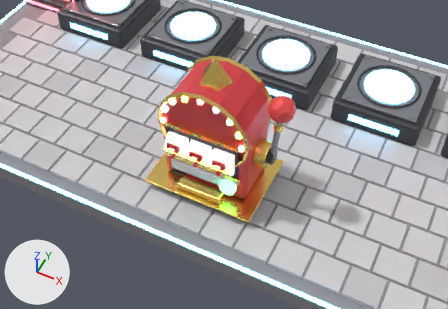
Two versions of the Blender file modelos/puestos/puesto_palanca/puesto_palanca.blend, one commit apart.
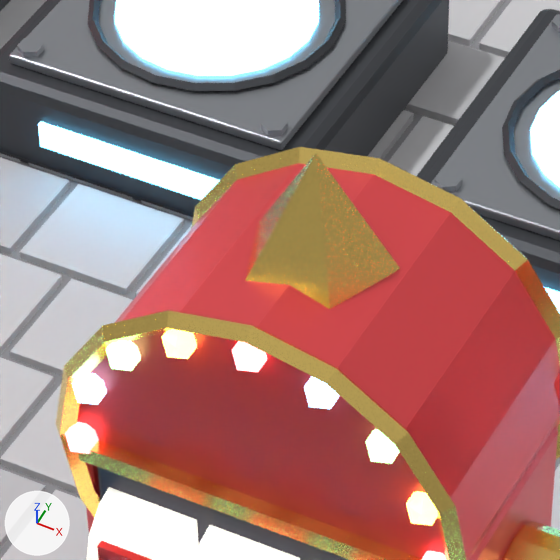
There are two pictures of each version: one from a camera (50 mm lens) standing at (6.48, -15.67, 17.12) and looking at (1.05, -4.83, 3.56), one close up on the part from 32% to 60% of the width and 8% to 48% of the height. Lighting does not change. The marker at lower left points along +X, +Y and +Z. The last two pictures show the newer version.

The older version as bpy lines, for what is in view:
```python
ob_consola = bpy.data.objects.new('Consola', me_consola)
ob_consola.location = (0.0, -3.4, 0.4)
ob_pedestal_2 = bpy.data.objects.new('Pedestal_2', me_pedestal_2)
ob_pedestal_2.location = (-4.2, 2.8, 1.35)
ob_zona = bpy.data.objects.new('Zona', me_zona)
ob_zona.location = (0.0, 0.0, 0.0)
# also in view: 'Pedestal_3' at (0.0, 2.77, 0.86)
```
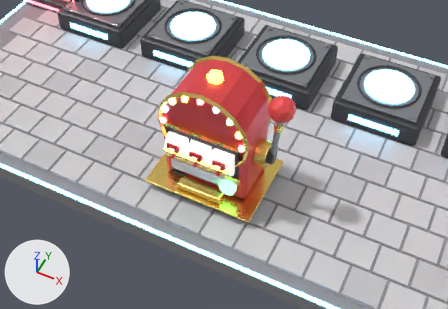
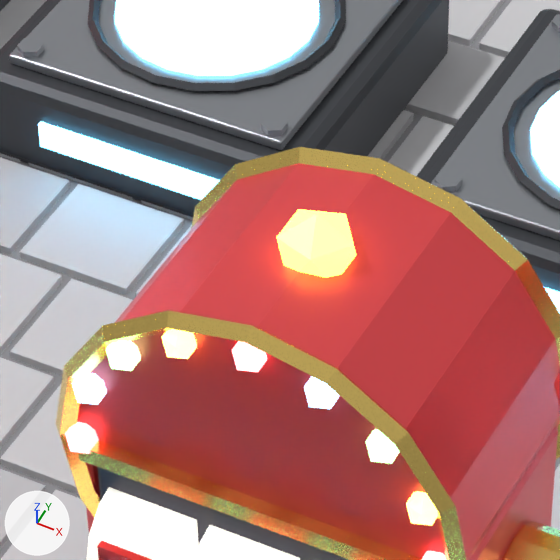
The change, as a list of edits to the scene's bpy script:
```text
Change me_consola:
    used by ob_consola; location = (0.0, -3.4, 0.4)
    remove me_consola.from_pydata(...)  # 1086 vertices, 1050 faces; spans x -1.95..2.08, y -1.45..1.45, z -0.01..5.3
    add me_consola.from_pydata(...)  # 1080 vertices, 1044 faces; spans x -1.95..2.08, y -1.45..1.45, z -0.01..4.8
    me_consola part 1: the loose piece of 6 vertices spanning x -0.52..0.52, y -0.34..0.65, z 4.4..5.3 is deleted
```

What differs and where, as boxes (x1, y1, x2, y2) in the close-ups (560 x 560 px):
part 1 of me_consola, deleted: before (245, 153, 400, 309)
